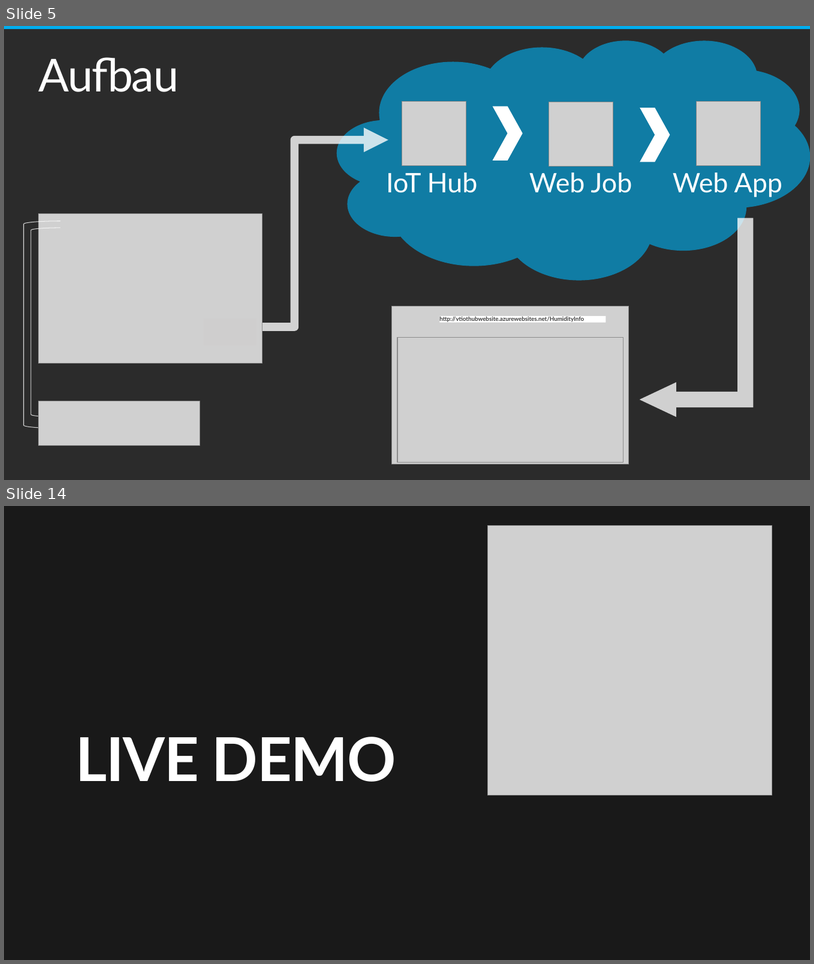
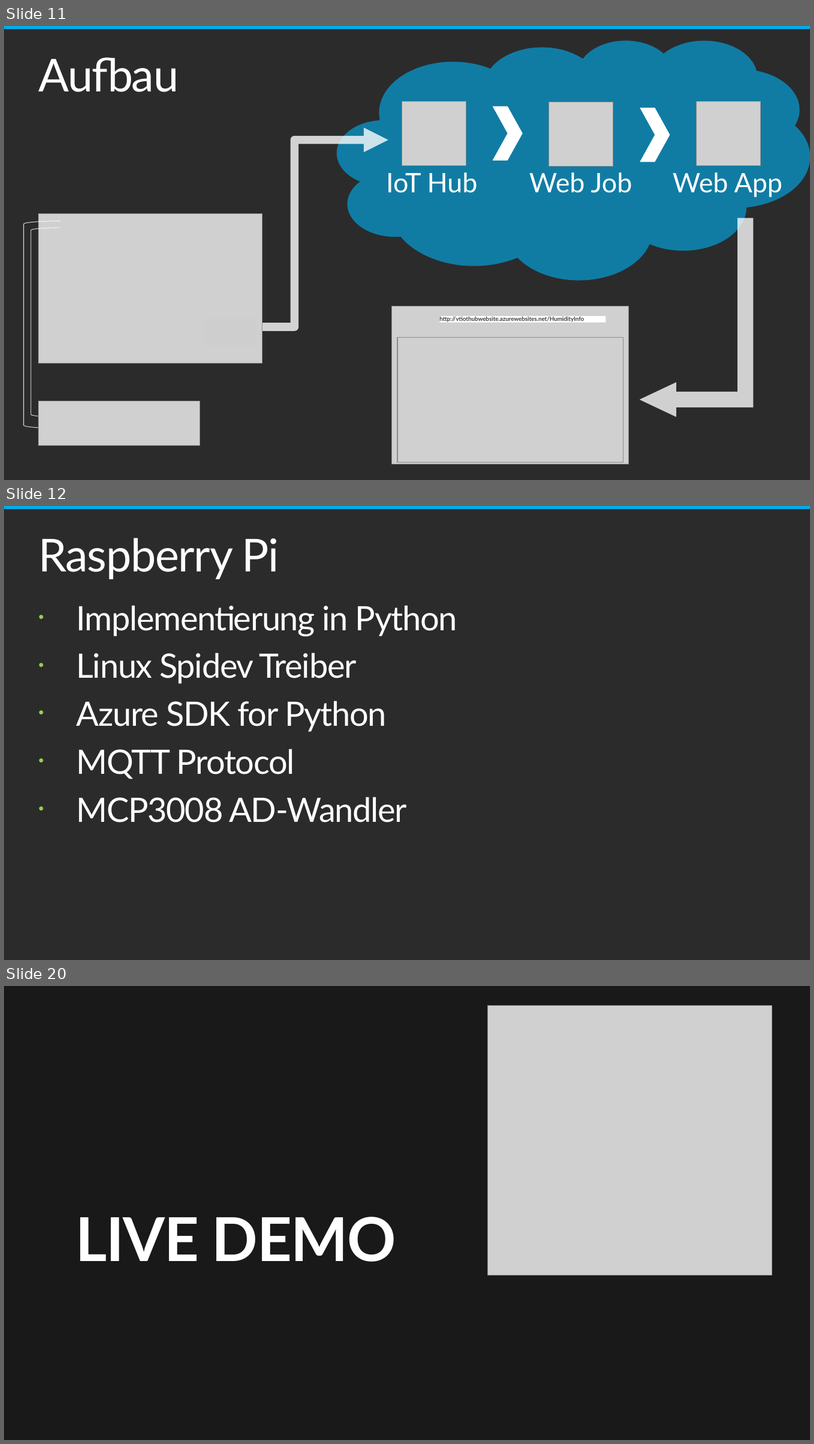
Before and after one commit to chriz239/VtIoTHub, a slide deck: Semesterprojekt_VT.pptx. Shown one above the other, each under a label of ours: slides 5 and 14 before the commit, slides 11, 12 and 20 after it; the slides between them are not shown. The pictures are 814x964 and 814x1444 pixels, drawn with LibreOffice and Linux fonts; fonts in the diff are those of the drawing; grey boxes stand for pictures; background and template pictures are left out; a plain dark background stands for a picture behind light text. Boxes give left, top, right and bottom in pixels: in the first picture for what was removed or moved away, otherwise in the second. Text is boxed around its words. In the diff, an @@ line names an element or a change of style, - is before the commit and + after.

```diff
--- a/Semesterprojekt_VT.pptx
+++ b/Semesterprojekt_VT.pptx
@@ slide 12 added at [4,506,810,960], background picture (left out); not listed: 1 template element that a slide beside it also shows @@
@@ title added at [38,538,279,579], 54 pt, text #FFFFFF @@
+Raspberry Pi
@@ text added at [77,605,458,822], 40 pt, text #FFFFFF @@
+• Implementierung in Python
+• Linux Spidev Treiber
+• Azure SDK for Python
+• MQTT Protocol
+• MCP3008 AD-Wandler
@@ what was slide 5 is now slide 11 @@
@@ what was slide 14 is now slide 20 @@
```
Also in this commit, not shown: 2 slides changed, 10 other slides added, 5 slides removed.
